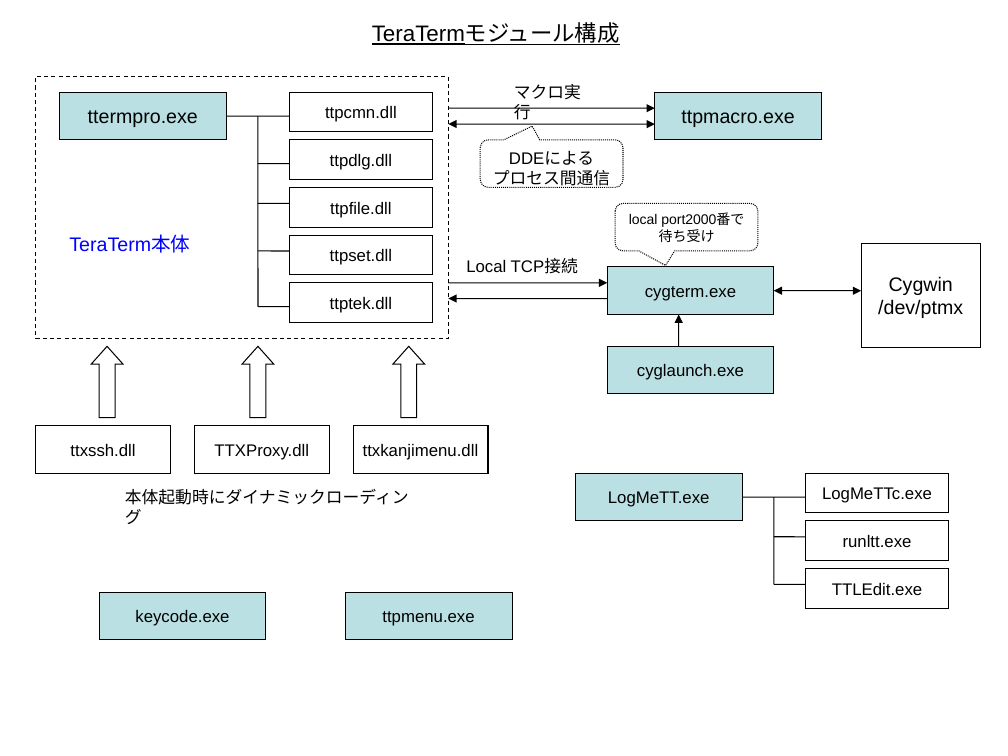
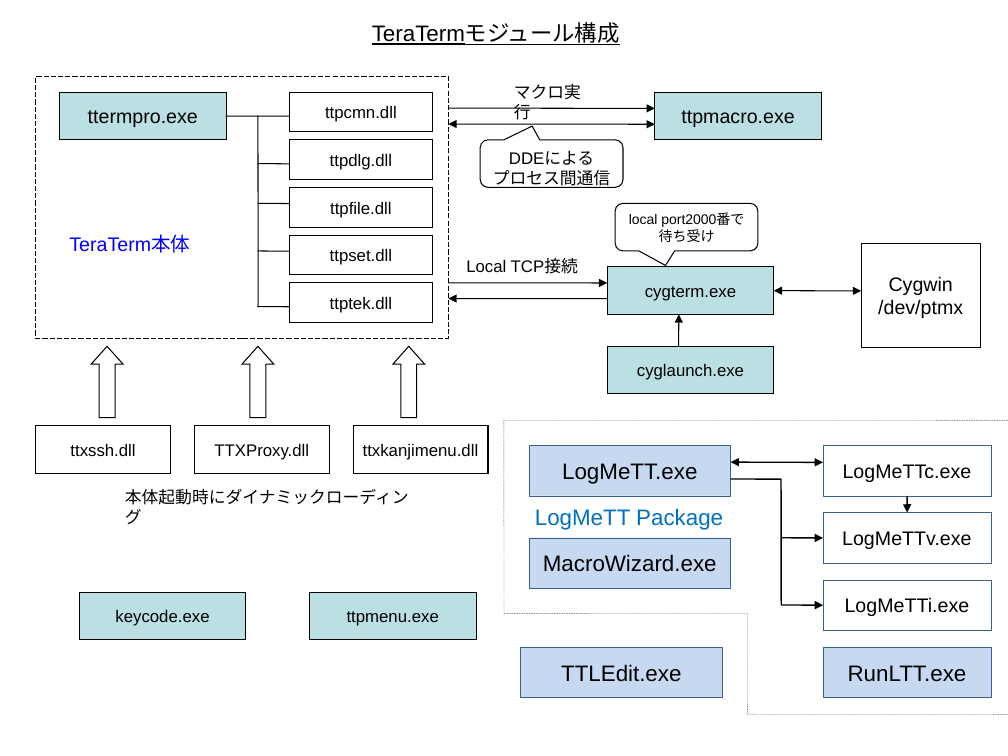
Before and after one commit to TeraTermProject/teraterm-mirror-gitsvn, a slide deck: slide 1 of doc/ja/html/reference/image/module_relation.ppt. Drawn at 1008x756 pixels with LibreOffice and Linux fonts; fonts in the diff are those of the drawing. Boxes give left, top, right and bottom in pixels: in the first picture for what was removed or moved away, otherwise in the second. Text is boxed around its words. In the diff, an @@ line names an element or a change of style, - is before the commit and + after.

```diff
--- a/doc/ja/html/reference/image/module_relation.ppt
+++ b/doc/ja/html/reference/image/module_relation.ppt
@@ outline #000000 0.74 pt dashed to #000000 0.74 pt in 3 elements at (x1=480, y1=140, x2=623, y2=187), (x1=615, y1=204, x2=758, y2=251), (x1=35, y1=77, x2=448, y2=339) @@
@@ line added from (504, 420) to (1008, 420), #3A5F8B 0.26 pt dashed @@
@@ line added from (504, 420) to (504, 614), #3A5F8B 0.26 pt dashed @@
@@ rectangle "LogMeTT.exe" resized from (x1=576, y1=473, x2=742, y2=520) to (x1=529, y1=446, x2=731, y2=496) @@
@@ rectangle "LogMeTT.exe" at (x1=529, y1=446, x2=731, y2=496): size 12 to 16 pt; fill #BBE0E3 to #C6D9F1; outline #000000 0.74 pt to #3A5F8B 0.26 pt @@
@@ rectangle "LogMeTTc.exe" resized from (x1=805, y1=473, x2=949, y2=512) to (x1=823, y1=446, x2=991, y2=496) @@
@@ rectangle "LogMeTTc.exe" at (x1=823, y1=446, x2=991, y2=496): size 12 to 14 pt; outline #000000 0.74 pt to #3A5F8B 0.26 pt @@
@@ line moved from (742, 497) - (805, 497) to (731, 479) - (781, 479) @@
@@ line (731, 479) - (781, 479): stroke #000000 0.74 pt to #000000 0.99 pt @@
@@ double arrow added from (731, 463) to (823, 463), #000000 0.99 pt @@
@@ line moved from (774, 497) - (774, 585) to (781, 479) - (781, 605) @@
@@ line (781, 479) - (781, 605): stroke #000000 0.74 pt to #000000 0.99 pt @@
@@ text added at (x1=535, y1=508, x2=723, y2=530), 16 pt, text #0070C0 @@
+LogMeTT Package
@@ arrow added from (907, 496) to (907, 513), #000000 0.99 pt @@
@@ rectangle added at (x1=529, y1=538, x2=731, y2=589), fill #C6D9F1, outline #3A5F8B 0.26 pt, 16 pt, text #000000 @@
+MacroWizard.exe
@@ line moved from (774, 536) - (805, 536) to (781, 538) - (823, 538) @@
@@ line (781, 538) - (823, 538): line to arrow; stroke #000000 0.74 pt to #000000 0.99 pt @@
@@ rectangle added at (x1=823, y1=513, x2=991, y2=563), outline #3A5F8B 0.26 pt, 14 pt, text #000000 @@
+LogMeTTv.exe
@@ rectangle "keycode.exe" moved from (x1=99, y1=593, x2=265, y2=640) to (x1=80, y1=593, x2=246, y2=640) @@
@@ rectangle "ttpmenu.exe" moved from (x1=346, y1=593, x2=512, y2=640) to (x1=309, y1=593, x2=476, y2=640) @@
@@ rectangle added at (x1=823, y1=580, x2=991, y2=630), outline #3A5F8B 0.26 pt, 14 pt, text #000000 @@
+LogMeTTi.exe
@@ line added from (504, 614) to (747, 614), #3A5F8B 0.26 pt dashed @@
@@ line added from (747, 614) to (748, 715), #3A5F8B 0.26 pt dashed @@
@@ line moved from (774, 585) - (805, 585) to (781, 605) - (823, 605) @@
@@ line (781, 605) - (823, 605): line to arrow; stroke #000000 0.74 pt to #000000 0.99 pt @@
@@ rectangle "TTLEdit.exe" resized from (x1=805, y1=569, x2=949, y2=608) to (x1=520, y1=647, x2=722, y2=698) @@
@@ rectangle "TTLEdit.exe" at (x1=520, y1=647, x2=722, y2=698): size 12 to 16 pt; fill none to #C6D9F1; outline #000000 0.74 pt to #3A5F8B 0.26 pt @@
@@ rectangle "RunLTT.exe" resized from (x1=805, y1=521, x2=949, y2=560) to (x1=823, y1=647, x2=991, y2=698) @@
@@ rectangle "RunLTT.exe" at (x1=823, y1=647, x2=991, y2=698): fill none to #C6D9F1; outline #000000 0.74 pt to #3A5F8B 0.26 pt @@
@@ text in rectangle at (x1=848, y1=665, x2=967, y2=682): text changed; size 12 to 16 pt @@
-runltt.exe
+RunLTT.exe
@@ line added from (747, 715) to (1008, 715), #3A5F8B 0.26 pt dashed @@
```
Also in this commit, not shown: 1 other file.
